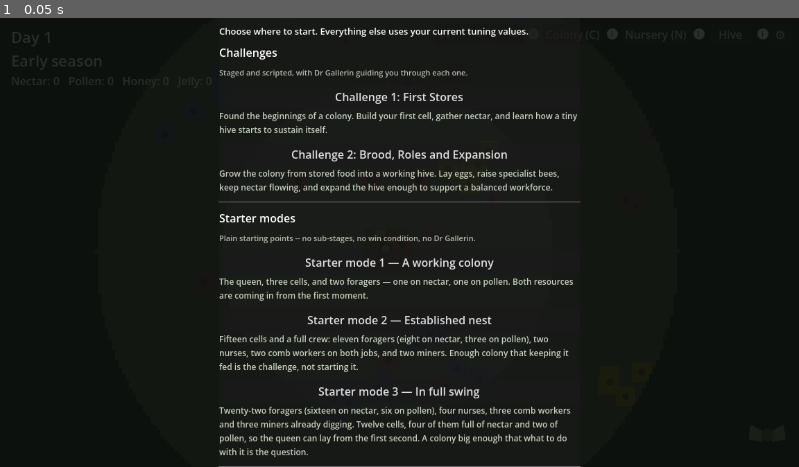
Above: before the commit, frame 1.
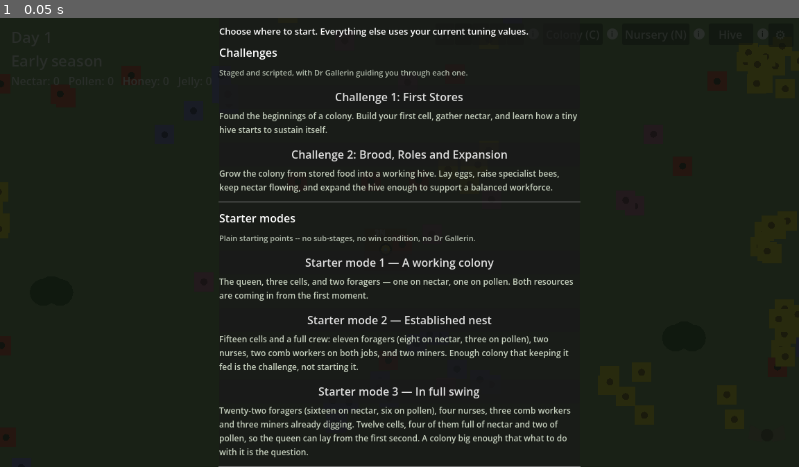
Above: after the commit, the same moment.

Repository: wonderburg7/meadow
Game: Godot game, scene res://scenes/Main.tscn
The game is run twice, just before and just after one commit, with the same random seed, the same clock (stepped at 60 frames per second) and the same inputs.
Inputs:
- Up to frame 1 (0.05 s): no input

The runs differ from the first frame. In frame 1, 1.8% of the frame differs, in the area x 0-100%, y 5-92%.

Commit message:
Replace fog draw_rect runs with a mask-texture + canvas shader
AUDIT_PLAN.md Bundle F: fog_of_war_draw stayed the dominant cost at min
zoom even after Bundle C's other fixes, traced specifically to the
opaque-unexplored/dimmed-explored draw branches. _draw_fog_body now
writes one byte per visible tile into a reused Image/ImageTexture and
issues a single draw_texture_rect, with shaders/fog_mask.gdshader
turning that mask back into the same three-state fog picture on the
GPU, instead of merging rows into colour runs and issuing one draw_rect
per run. Tile-walk cost and dirty-redraw triggers are unchanged so a
before/after comparison isolates just the draw method.

source_checks.py/balance_tests.py pass, a Godot boot shows no new
parser/type errors and ran cleanly with fog on. Still needs Dave's
hands-on frame-time and visual-parity check.

Diff:
--- a/scripts/fog_of_war.gd
+++ b/scripts/fog_of_war.gd
@@ -67,6 +67,15 @@
 ##     changed, the camera moved or zoomed, the hive/meadow view switched,
 ##     or `fog_permanent_reveal` toggled -- a static camera over an
 ##     unchanging fog state now draws nothing.
+##
+## Performance note (19 Aug 2026, AUDIT_PLAN.md Bundle F): even after the
+## above, a re-measurement (same session, see Bundle C's "Clean
+## re-measurement" note) found `fog_of_war_draw` still the dominant cost at
+## min zoom -- ~29ms dynamic reveal, worst frame 83ms of a 96ms total. The
+## remaining cost was the draw method itself: `_draw_fog_body` used to merge
+## each row into runs of one colour and `draw_rect` each run, which still
+## means many draw calls when the explored boundary is jagged. See the perf
+## note above `_draw_fog_body` for what replaced it.
 
 var main: Node2D
 
@@ -93,6 +102,14 @@
 var _last_draw_cam_pos: Vector2 = Vector2.ZERO
 var _last_draw_cam_zoom: float = -1.0
 var _last_draw_permanent: bool = false
+
+## Mask-texture rendering (AUDIT_PLAN.md Bundle F, 19 Aug 2026) -- see the
+## perf note further down, above `_draw_fog_body`. `_mask_image`/
+## `_mask_texture` are reused frame to frame and only rebuilt (rather than
+## updated in place) when the visible tile span changes size.
+var _mask_material: ShaderMaterial
+var _mask_image: Image
+var _mask_texture: ImageTexture
 
 const FOG_TILE_SIZE := 5.0
 ## How far a bee has to move since its last recompute before its lit
@@ -105,13 +122,14 @@
 ## -- it just becomes ordinary explored tiles like any other.
 const START_CLEAR_RADIUS := 420.0
 
-## Fully opaque so unexplored ground is genuinely hidden, not just
-## darkened -- nothing of the meadow underneath should show through.
-const UNEXPLORED_COLOR := Color8(18, 11, 15, 255)
-## Explored but no bee nearby right now, when fog_permanent_reveal is
-## off: a dim memory of the ground rather than the full black of never
-## having seen it, and not fully clear either.
-const EXPLORED_DIM_COLOR := Color8(18, 11, 15, 140)
+## Mask-texture byte values -- one per tile, read by shaders/fog_mask.gdshader
+## as a normalised float and bucketed into the same three states this file
+## used to draw directly (see the band comments there). Values just need to
+## fall clearly either side of 0.25/0.75 once divided by 255, not match any
+## particular scale.
+const MASK_UNEXPLORED := 0
+const MASK_EXPLORED := 128
+const MASK_LIT := 255
 
 ## Called once, after meadow_root and main.hive both exist -- world_building
 ## builds the meadow before this can run, so main._ready calls this right
@@ -120,6 +138,9 @@
 	_layer = Node2D.new()
 	_layer.z_index = 90   # above bees (5) and the rain wash (50), below the selection layer (100)
 	_layer.draw.connect(_draw_fog)
+	_mask_material = ShaderMaterial.new()
+	_mask_material.shader = preload("res://shaders/fog_mask.gdshader")
+	_layer.material = _mask_material
 	main.meadow_root.add_child(_layer)
 	reveal_around(main.hive.position, START_CLEAR_RADIUS)
 
@@ -251,6 +272,20 @@
 ## Split from _draw_fog so every early return above the Perf wrap doesn't
 ## also need its own Perf.end -- see the "one begin with no matching end"
 ## warning in CLAUDE.md's perf section.
+##
+## Performance note (19 Aug 2026, AUDIT_PLAN.md Bundle F): used to walk each
+## row merging same-colour tiles into runs and issuing one draw_rect per
+## run -- correct, but Bundle C's re-measurement found this the dominant
+## frame cost at low zoom regardless (~29ms dynamic reveal, worst frame
+## 83ms), because a fog boundary is jagged enough that the view can still
+## produce a lot of runs, and each is its own draw call. Replaced with a
+## mask texture: one byte per visible tile written into `_mask_texture`
+## (0/128/255 for unexplored/explored/lit, read back by
+## shaders/fog_mask.gdshader as three alpha bands) and a single
+## draw_texture_rect call. Same tiles get walked -- the tile-iteration cost
+## this shares with the old version is unchanged -- but the per-run
+## draw-call and Rect2/Color churn is gone, replaced by one flat byte-array
+## write and one draw call regardless of how jagged the boundary is.
 func _draw_fog_body() -> void:
 	var cam: Camera2D = main.camera_view._active_camera()
 	var span: Vector2 = main.get_viewport_rect().size / cam.zoom.x
@@ -258,34 +293,41 @@
 
 	var min_tile: Vector2i = _tile_of(view.position)
 	var max_tile: Vector2i = _tile_of(view.position + view.size)
-	var permanent: bool = GameConfig.fog_permanent_reveal
-
-	# Merged into horizontal runs of one colour rather than one draw call
-	# per tile -- at this tile size the view can span tens of thousands
-	# of them, and a fog boundary is a smooth curve, so most of a row is
-	# a single colour either side of it. See the perf note at the top of
-	# this file.
+	var w: int = max_tile.x - min_tile.x + 1
+	var h: int = max_tile.y - min_tile.y + 1
+	if w <= 0 or h <= 0:
+		return
+
+	var data: PackedByteArray = PackedByteArray()
+	data.resize(w * h)
+	var i: int = 0
 	for cy in range(min_tile.y, max_tile.y + 1):
-		var run_start: int = min_tile.x
-		var run_color: Color = Color(0.0, 0.0, 0.0, 0.0)
-		var run_open: bool = false
-		for cx in range(min_tile.x, max_tile.x + 2):   # one past the end, to flush the last run
-			var color: Color = Color(0.0, 0.0, 0.0, 0.0)
-			if cx <= max_tile.x:
-				var tile: Vector2i = Vector2i(cx, cy)
-				if not _lit_count.has(tile):
-					if explored.has(tile):
-						color = Color(0.0, 0.0, 0.0, 0.0) if permanent else EXPLORED_DIM_COLOR
-					else:
-						color = UNEXPLORED_COLOR
-			if run_open and color == run_color:
-				continue
-			if run_open and run_color.a > 0.0:
-				var width: float = float(cx - run_start) * FOG_TILE_SIZE
-				_layer.draw_rect(Rect2(Vector2(run_start, cy) * FOG_TILE_SIZE, Vector2(width, FOG_TILE_SIZE)), run_color)
-			run_start = cx
-			run_color = color
-			run_open = true
+		for cx in range(min_tile.x, max_tile.x + 1):
+			var tile: Vector2i = Vector2i(cx, cy)
+			if _lit_count.has(tile):
+				data[i] = MASK_LIT
+			elif explored.has(tile):
+				data[i] = MASK_EXPLORED
+			else:
+				data[i] = MASK_UNEXPLORED
+			i += 1
+
+	_update_mask_texture(w, h, data)
+	_mask_material.set_shader_parameter("permanent_reveal", GameConfig.fog_permanent_reveal)
+	var dest: Rect2 = Rect2(Vector2(min_tile) * FOG_TILE_SIZE, Vector2(w, h) * FOG_TILE_SIZE)
+	_layer.draw_texture_rect(_mask_texture, dest, false)
+
+## Rebuilds `_mask_image`/`_mask_texture` only when the visible tile span's
+## size changes (camera zoom); an unchanged size just overwrites the pixel
+## data in place instead of reallocating an Image/Texture2D every dirty
+## frame.
+func _update_mask_texture(w: int, h: int, data: PackedByteArray) -> void:
+	if _mask_image == null or _mask_image.get_width() != w or _mask_image.get_height() != h:
+		_mask_image = Image.create_from_data(w, h, false, Image.FORMAT_R8, data)
+		_mask_texture = ImageTexture.create_from_image(_mask_image)
+	else:
+		_mask_image.set_data(w, h, false, Image.FORMAT_R8, data)
+		_mask_texture.update(_mask_image)
 
 ## Tiles as flat pairs, matching SaveGame._hex_list -- save_game.gd calls
 ## this rather than reaching into `explored` directly, same as it goes
--- /dev/null
+++ b/shaders/fog_mask.gdshader
@@ -0,0 +1,29 @@
+shader_type canvas_item;
+
+// Fog-of-war mask shader. AUDIT_PLAN.md Bundle F: replaces the old
+// per-tile draw_rect run-merging in fog_of_war.gd with a single textured
+// quad. fog_of_war.gd writes one byte per visible tile into mask_tex each
+// dirty frame (0 = unexplored, ~half = explored/unlit, full = lit) and
+// issues one draw_texture_rect call; this shader turns that single-channel
+// mask back into the same two-colour, three-state fog picture the old
+// draw_rect version drew, entirely on the GPU.
+
+uniform sampler2D mask_tex : filter_nearest, repeat_disable;
+uniform bool permanent_reveal = false;
+// The old draw_rect version's UNEXPLORED_COLOR/EXPLORED_DIM_COLOR both used
+// this same RGB (18, 11, 15) and only differed by alpha -- see the state
+// bands below, which reproduce that.
+uniform vec3 fog_rgb = vec3(0.0706, 0.0431, 0.0588);
+
+void fragment() {
+	float state = texture(mask_tex, UV).r;
+	float a;
+	if (state < 0.25) {
+		a = 1.0; // unexplored -- fully opaque
+	} else if (state < 0.75) {
+		a = permanent_reveal ? 0.0 : (140.0 / 255.0); // explored, not lit
+	} else {
+		a = 0.0; // lit right now
+	}
+	COLOR = vec4(fog_rgb, a);
+}
Not shown, changed: AUDIT_PLAN.md
Not shown, changed: NEXTSTEPS.md
